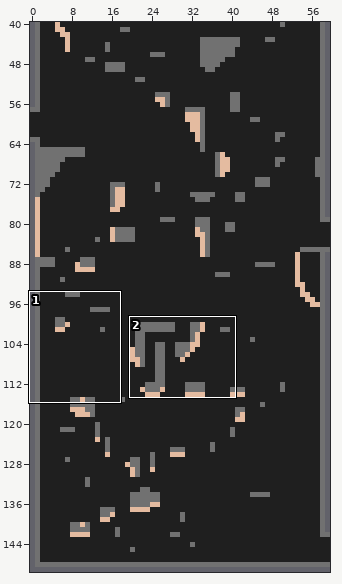
Two versions of a level (Tiled map (JSON), assets/tiled/rooms/basement_abyss-climb.json). The first picture is a wide view before the edit; the outline marks the close-up.
Close-up. Before:
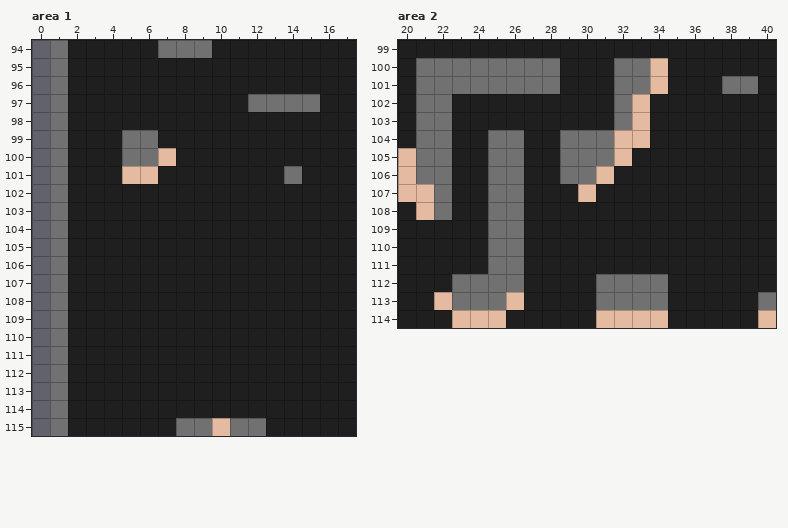
Cells are 24x24 px. Shown: area 1 x 0..17, y 94..115; area 2 x 20..40, y 99..114. The commit also changed other parts of the map, which this record leaves out.
The result:
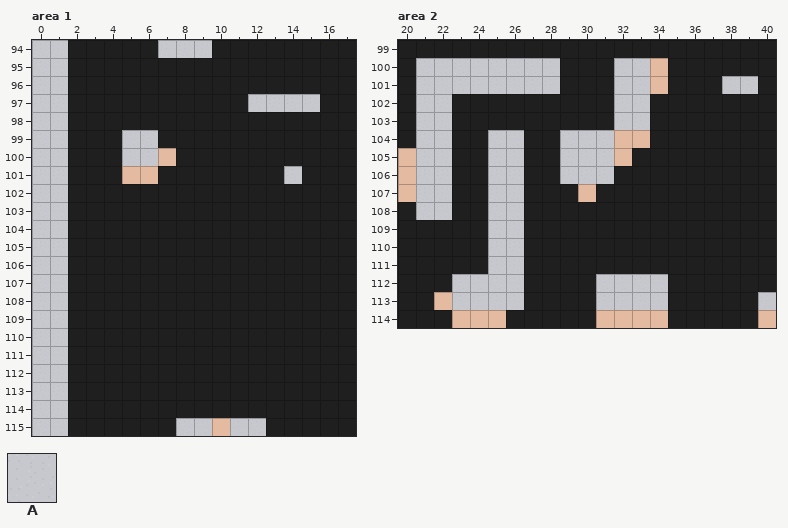
Key: from "other": A 1.
_ is an empty cell, . an unchanged one.
Tiles of an added or newly shown layer are drawn over the layers below it.
Commit: add walls/floors to every room
Change:
--- layer "floors2" (now shown), area 1
@@ x 0..1 @@
- 94 __
- 95 __
- 96 __
- 97 __
- 98 __
- 99 __
-100 __
-101 __
-102 __
-103 __
-104 __
-105 __
-106 __
-107 __
-108 __
-109 __
-110 __
-111 __
-112 __
-113 __
-114 __
-115 __
+ 94 AA
+ 95 AA
+ 96 AA
+ 97 AA
+ 98 AA
+ 99 AA
+100 AA
+101 AA
+102 AA
+103 AA
+104 AA
+105 AA
+106 AA
+107 AA
+108 AA
+109 AA
+110 AA
+111 AA
+112 AA
+113 AA
+114 AA
+115 AA
--- layer "floors" (now shown), area 1
@@ x 7..9 @@
- 94 ___
+ 94 AAA
@@ x 12..15 @@
- 97 ____
+ 97 AAAA
@@ x 5..14 @@
- 99 __........
-100 __........
-101 ........._
+ 99 AA........
+100 AA........
+101 .........A
@@ x 8..12 @@
-115 __.__
+115 AA.AA
--- layer "floors2" (now shown), area 2
@@ x 21..22 @@
-102 __
-103 __
-104 __
-105 __
-106 __
-107 __
-108 __
+102 AA
+103 AA
+104 AA
+105 AA
+106 AA
+107 AA
+108 AA
@@ x 23..26 @@
-112 ____
-113 ____
+112 AAAA
+113 AAAA
--- layer "floors" (now shown), area 2
@@ x 21..40 @@
-100 ________...__.......
-101 ________...__....__.
-102 ...........__.......
-103 ...........__.......
-104 ....__..___.........
-105 ....__..___.........
-106 ....__..___.........
-107 ....__..............
-108 ....__..............
-109 ....__..............
-110 ....__..............
-111 ....__..............
-112 ..........____......
-113 ..........____....._
+100 AAAAAAAA...AA.......
+101 AAAAAAAA...AA....AA.
+102 ...........AA.......
+103 ...........AA.......
+104 ....AA..AAA.........
+105 ....AA..AAA.........
+106 ....AA..AAA.........
+107 ....AA..............
+108 ....AA..............
+109 ....AA..............
+110 ....AA..............
+111 ....AA..............
+112 ..........AAAA......
+113 ..........AAAA.....A
